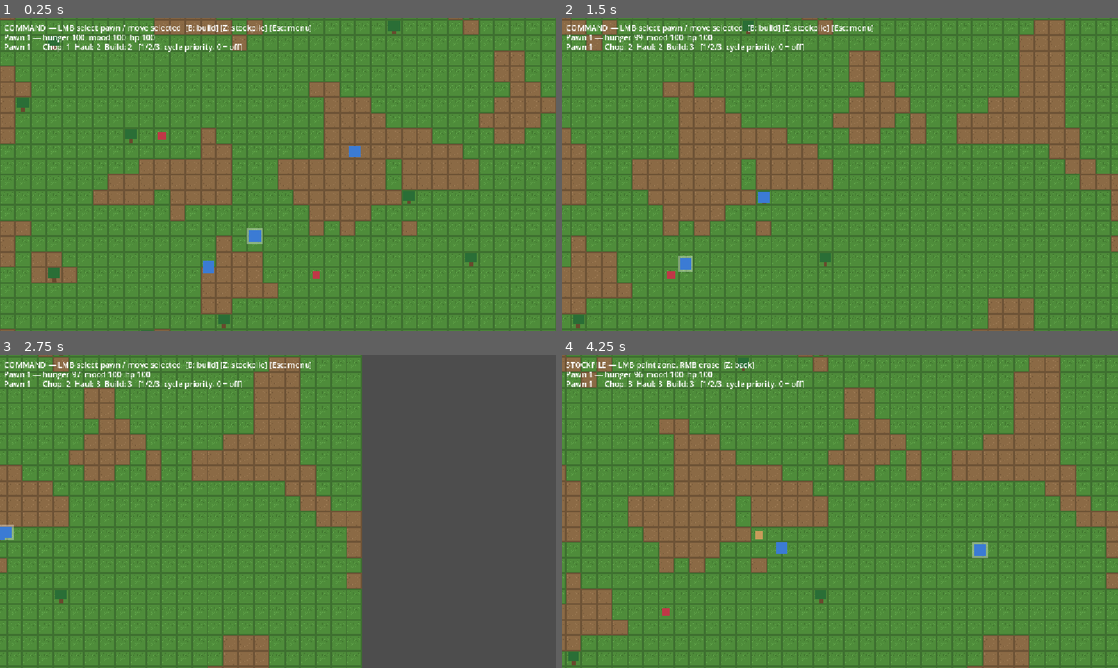
Above: before the commit, frames 1-4 (two rows, left to right).
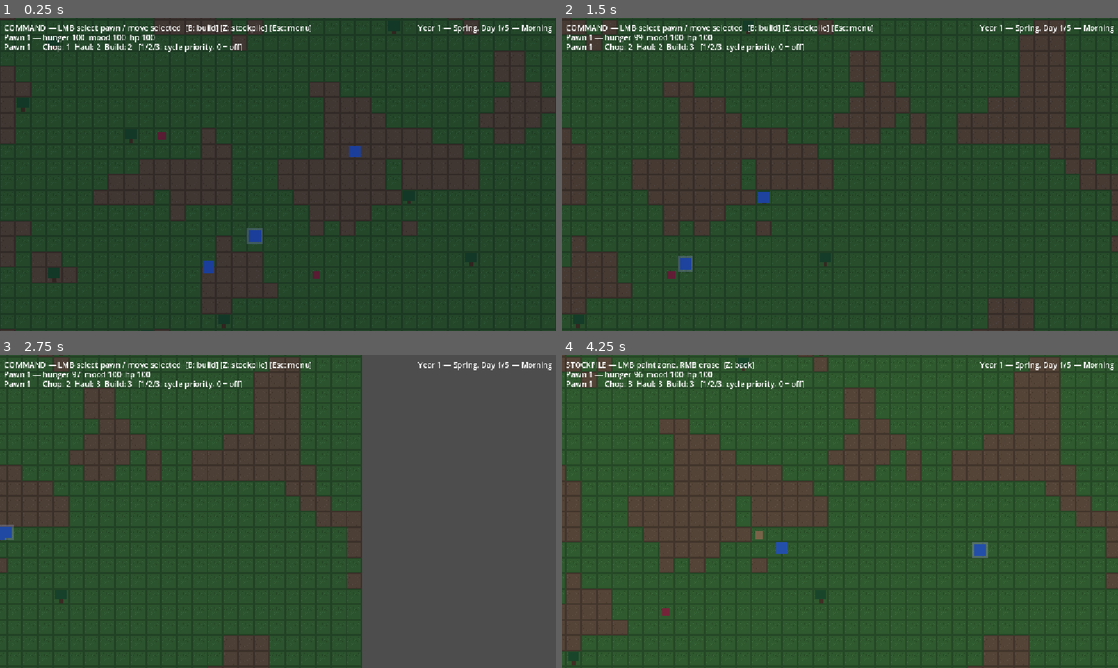
Above: after the commit, the same moments.

Repository: PakkaponBon/gameproject
Game: Godot game, scene res://scenes/main.tscn
Same seed, same stepped clock (60 frames per second), same inputs: the game is played once before the commit and once after it.
Inputs (mouse positions are in pixels of both pictures, inside the frame that each line leads up to):
- Up to frame 1 (0.25 s): no input
- Up to frame 2 (1.5 s): move the mouse to (962, 158) at 0.52 s; hold D (pan_right) 0.53-1.25 s; hold 3 (cycle_build_priority) 0.53-1.25 s; click (962, 158) at 0.67 s; tap 1 (cycle_chop_priority) at 0.77 s; drag from (728, 190) to (812, 237) at 1.27 s
- Up to frame 3 (2.75 s): move the mouse to (333, 442) at 2.02 s; hold D (pan_right) from 2.03 s (still down); hold 2 (cycle_haul_priority) from 2.03 s (still down)
- Up to frame 4 (4.25 s): release D (pan_right) at 2.75 s; release 2 (cycle_haul_priority) at 2.75 s; drag from (812, 574) to (673, 464) at 2.77 s; move the mouse to (1006, 558) at 3.52 s; hold A (pan_left) from 3.53 s (still down); hold Z (toggle_stockpile_mode) from 3.53 s (still down); tap 1 (cycle_chop_priority) at 3.77 s

The runs differ from the first frame. In frame 1, 99% of the frame differs, in the area x 0-100%, y 0-100%; in frame 2, 99%; in frame 3, 65%; in frame 4, 99%.

Commit message:
Phase 3: day/night cycle + 4-season calendar
- GameClock calendar derived from ticks (5-min days, 5-day seasons)
- CanvasModulate tint: night fade + seasonal cast; HUD calendar readout
- Autosave moved from interval to each morning (closes Phase 1 note)

Co-Authored-By: Claude Fable 5 <noreply@anthropic.com>

Diff:
--- a/scenes/main.tscn
+++ b/scenes/main.tscn
@@ -6,10 +6,14 @@
 [ext_resource type="Script" uid="uid://dw3q8n5c1t6m" path="res://scripts/zone_overlay.gd" id="5_zone"]
 [ext_resource type="Script" uid="uid://bn3c8r5j1x7t" path="res://scripts/raid_director.gd" id="6_raid"]
 [ext_resource type="Script" uid="uid://dm6r3f8c2v9k" path="res://scripts/world_spawner.gd" id="7_spawner"]
+[ext_resource type="Script" uid="uid://cw8d3h6r2t5n" path="res://scripts/day_night_tint.gd" id="9_tint"]
 [ext_resource type="Script" uid="uid://dt3w7q1n8h5m" path="res://scripts/pause_menu.gd" id="8_pause"]
 
 [node name="Main" type="Node2D"]
 script = ExtResource("1_main")
+
+[node name="DayNightTint" type="CanvasModulate" parent="."]
+script = ExtResource("9_tint")
 
 [node name="Ground" type="TileMapLayer" parent="."]
 tile_set = ExtResource("2_tileset")
@@ -52,6 +56,16 @@
 offset_top = 48.0
 offset_right = 600.0
 offset_bottom = 71.0
+
+[node name="CalendarLabel" type="Label" parent="HUD"]
+anchor_left = 1.0
+anchor_right = 1.0
+offset_left = -400.0
+offset_top = 8.0
+offset_right = -8.0
+offset_bottom = 31.0
+grow_horizontal = 0
+horizontal_alignment = 2
 
 [node name="EventLabel" type="Label" parent="HUD"]
 offset_left = 8.0
--- /dev/null
+++ b/scripts/day_night_tint.gd
@@ -0,0 +1,22 @@
+extends CanvasModulate
+## Rendering only: blends a per-season tint with the day/night cycle.
+## HUD and menus live on CanvasLayers, so they stay untinted.
+
+const SEASON_TINTS: Array[Color] = [
+	Color(1.0, 1.0, 1.0),     # spring
+	Color(1.0, 0.98, 0.92),   # summer: warm
+	Color(1.0, 0.93, 0.84),   # autumn: golden
+	Color(0.85, 0.9, 1.0),    # winter: cold
+]
+const NIGHT_COLOR := Color(0.45, 0.5, 0.72)
+const RAMP := 0.05  # fraction of the day spent fading into/out of night
+
+func _process(_delta: float) -> void:
+	var season: Color = SEASON_TINTS[GameClock.season_index()]
+	var f := GameClock.day_fraction()
+	var night_amount := 0.0
+	if f >= GameClock.NIGHT_START:
+		night_amount = minf((f - GameClock.NIGHT_START) / RAMP, 1.0)
+	elif f < RAMP:  # dawn: fade the night back out
+		night_amount = 1.0 - f / RAMP
+	color = season.lerp(NIGHT_COLOR * season, night_amount)
--- a/scripts/game_clock.gd
+++ b/scripts/game_clock.gd
@@ -1,9 +1,17 @@
 extends Node
-## Autoload: fixed simulation tick, decoupled from render framerate.
+## Autoload: fixed simulation tick, decoupled from render framerate, plus
+## the calendar derived from it (days, seasons, day/night). Only `ticks`
+## needs saving — everything else is computed.
 
 signal ticked
+signal day_started(day: int)
+signal season_changed(season: int)
 
 const TICKS_PER_SECOND := 10.0
+const TICKS_PER_DAY := 3000  # 5 real minutes per in-game day
+const DAYS_PER_SEASON := 5
+const SEASON_NAMES := ["Spring", "Summer", "Autumn", "Winter"]
+const NIGHT_START := 0.75  # last quarter of each day is night
 
 var ticks := 0  # total simulation ticks; persisted in saves
 
@@ -17,3 +25,40 @@
 func _on_timeout() -> void:
 	ticks += 1
 	ticked.emit()
+	if ticks % TICKS_PER_DAY == 0:
+		day_started.emit(total_days())
+		if total_days() % DAYS_PER_SEASON == 0:
+			season_changed.emit(season_index())
+
+func total_days() -> int:
+	return ticks / TICKS_PER_DAY
+
+## 0.0 = dawn, 1.0 = end of night.
+func day_fraction() -> float:
+	return float(ticks % TICKS_PER_DAY) / float(TICKS_PER_DAY)
+
+func is_night() -> bool:
+	return day_fraction() >= NIGHT_START
+
+func season_index() -> int:
+	return (total_days() / DAYS_PER_SEASON) % SEASON_NAMES.size()
+
+func season_name() -> String:
+	return SEASON_NAMES[season_index()]
+
+func day_of_season() -> int:
+	return total_days() % DAYS_PER_SEASON + 1
+
+func year() -> int:
+	return total_days() / (DAYS_PER_SEASON * SEASON_NAMES.size()) + 1
+
+func calendar_text() -> String:
+	var f := day_fraction()
+	var phase := "Night"
+	if f < 0.25:
+		phase = "Morning"
+	elif f < 0.5:
+		phase = "Midday"
+	elif f < NIGHT_START:
+		phase = "Evening"
+	return "Year %d — %s, Day %d/%d — %s" % [year(), season_name(), day_of_season(), DAYS_PER_SEASON, phase]
--- a/scripts/main.gd
+++ b/scripts/main.gd
@@ -24,6 +24,7 @@
 @onready var stats_label: Label = $HUD/StatsLabel
 @onready var priority_label: Label = $HUD/PriorityLabel
 @onready var event_label: Label = $HUD/EventLabel
+@onready var calendar_label: Label = $HUD/CalendarLabel
 
 func _ready() -> void:
 	raid_director.spawn_parent = entities
@@ -32,6 +33,8 @@
 	pause_menu.save_requested.connect(func() -> void: SaveManager.save_game(SaveManager.MANUAL_SAVE_PATH))
 	pause_menu.load_requested.connect(func(path: String) -> void: SaveManager.load_game(path))
 	spawner.pawn_created.connect(_on_pawn_created)
+	GameClock.ticked.connect(func() -> void: calendar_label.text = GameClock.calendar_text())
+	calendar_label.text = GameClock.calendar_text()
 	EventBus.building_built.connect(_on_building_built)
 	EventBus.building_deconstructed.connect(_on_building_deconstructed)
 	SaveManager.main = self
--- a/scripts/save_manager.gd
+++ b/scripts/save_manager.gd
@@ -6,23 +6,17 @@
 const SAVE_VERSION := 5
 const MANUAL_SAVE_PATH := "user://save.json"
 const AUTOSAVE_PATH := "user://autosave.json"
-## Interim cadence — switches to "each morning" when Phase 3 adds the calendar.
-const AUTOSAVE_EVERY_TICKS := 1800  # 3 in-game minutes at 10 ticks/sec
 
 var pending_load: Dictionary = {}
 var main: Node2D = null  # current Main scene; re-registers itself each load
-var ticks_since_autosave := 0
 
 func _ready() -> void:
-	GameClock.ticked.connect(_on_tick)
-
-func _on_tick() -> void:
+	GameClock.day_started.connect(_on_day_started)
+
+## Autosave each morning.
+func _on_day_started(_day: int) -> void:
 	# main is briefly a freed instance while the scene reloads on load_game.
-	if not is_instance_valid(main):
-		return
-	ticks_since_autosave += 1
-	if ticks_since_autosave >= AUTOSAVE_EVERY_TICKS:
-		ticks_since_autosave = 0
+	if is_instance_valid(main):
 		save_game(AUTOSAVE_PATH)
 
 func save_game(path: String) -> void:
Not shown: 1 places in scenes/main.tscn that only renumber resources
Not shown, added: scripts/day_night_tint.gd.uid
Not shown, changed: ROADMAP.md
